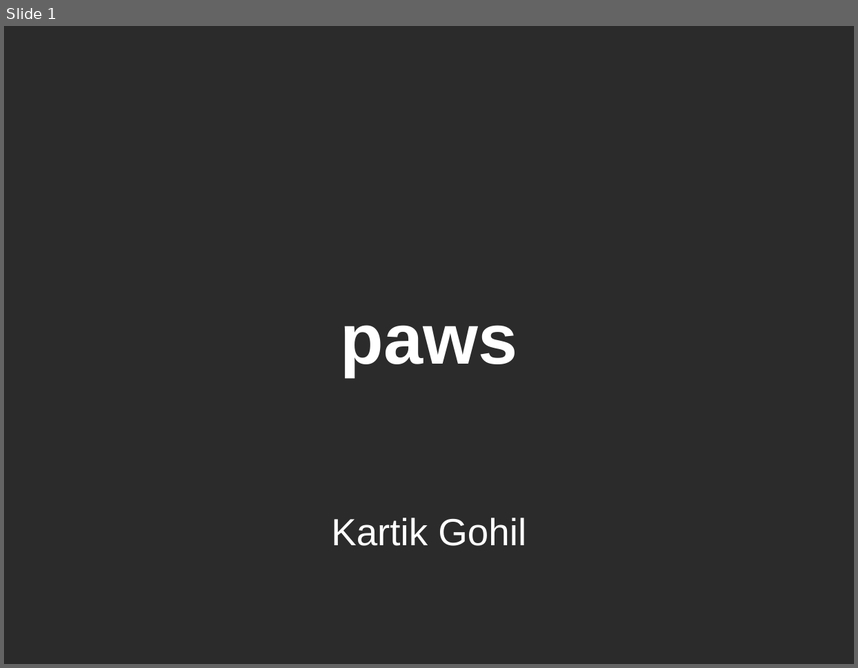
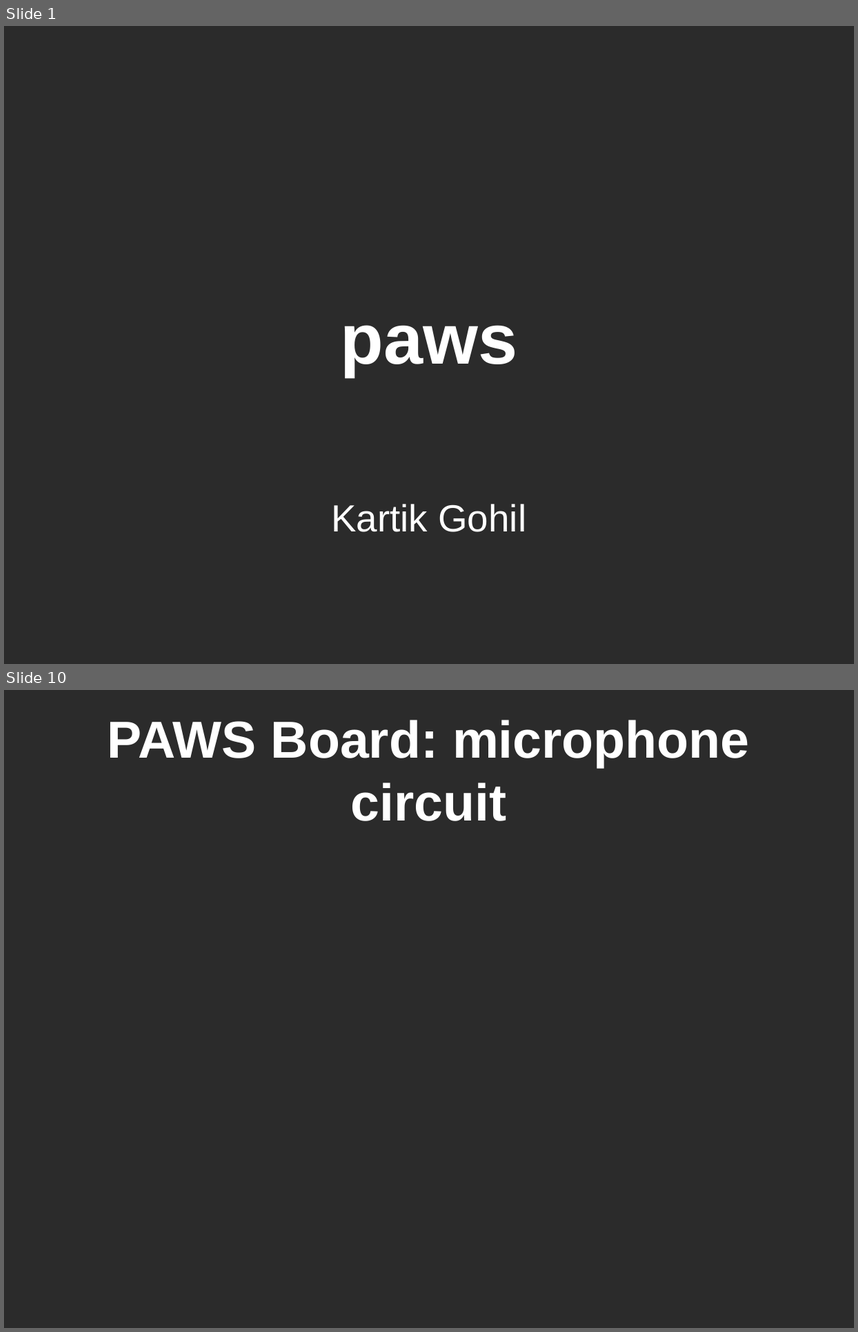
Before and after one commit to kartikg33/imp_fyp_2015, a slide deck: Docs/Presentation/PAWS_presentation.pptx. Shown one above the other, each under a label of ours: slide 1 before the commit, slides 1 and 10 after it; the slides between them are not shown. The pictures are 858x668 and 858x1332 pixels, drawn with LibreOffice and Linux fonts; fonts in the diff are those of the drawing; background and template pictures are left out; a plain dark background stands for a picture behind light text. Boxes give left, top, right and bottom in pixels: in the first picture for what was removed or moved away, otherwise in the second. Text is boxed around its words. In the diff, an @@ line names an element or a change of style, - is before the commit and + after.

```diff
--- a/Docs/Presentation/PAWS_presentation.pptx
+++ b/Docs/Presentation/PAWS_presentation.pptx
@@ slide 10 added at [4,690,854,1328], background picture (left out) @@
@@ title added at [107,720,749,821], 44 pt, text #FFFFFF, bold @@
+PAWS Board: microphone circuit
@@ slide 1 changed as well @@
@@ subtitle "Kartik Gohil": place and size @@
-subtitle "Kartik Gohil" at [331,517,526,546]
+subtitle "Kartik Gohil" at [331,503,526,532]
```
Also in this commit, not shown: 27 other slides added, 1 slide removed.
